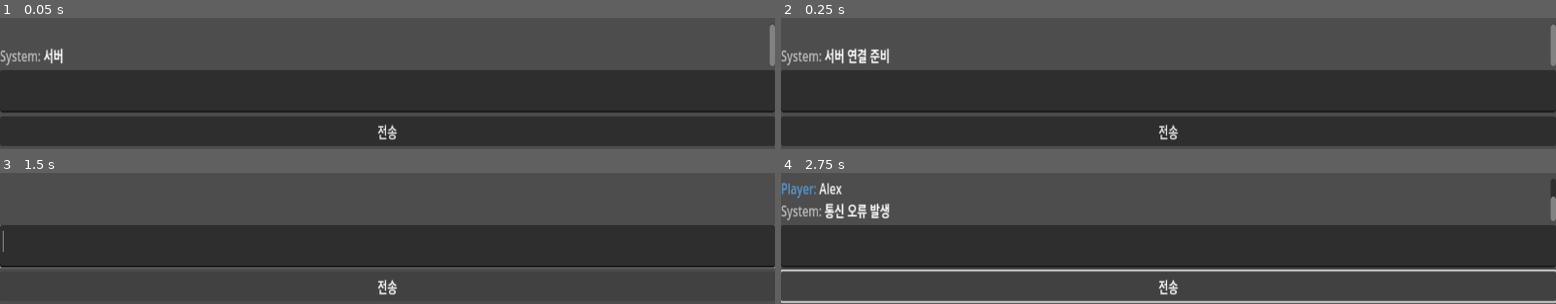
Above: before the commit, frames 1-4 (two rows, left to right).
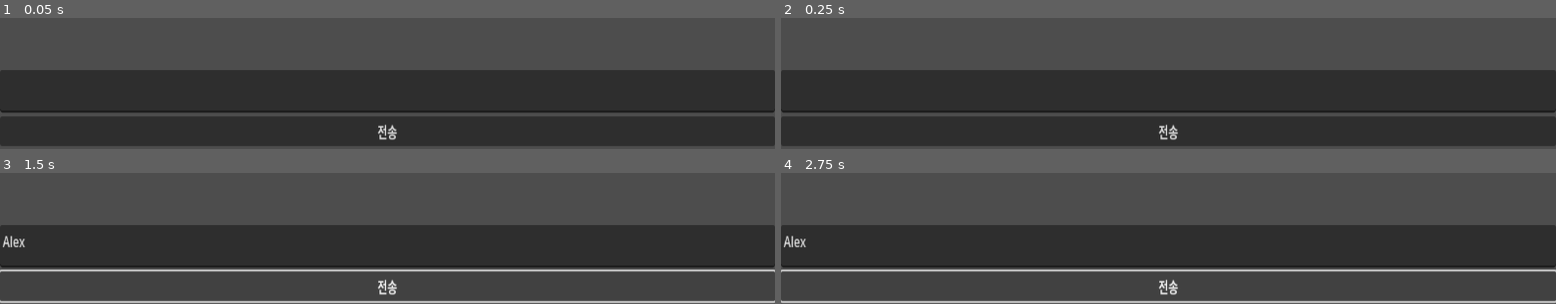
Above: after the commit, the same moments.

Repository: rorena15/llm_game
Game: Godot game, scene res://main.tscn
Two runs of this game, one before a commit and one after it. Both use one fixed random seed, a clock stepped at 60 frames per second and the inputs below.
Inputs (mouse positions are in pixels of both pictures, inside the frame that each line leads up to):
- Up to frame 1 (0.05 s): no input
- Up to frame 2 (0.25 s): no input
- Up to frame 3 (1.5 s): click (387, 246) at 0.52 s; type "Alex" at 0.6 s; click "전송" at 1.25 s
- Up to frame 4 (2.75 s): click "전송" at 2 s

The runs differ from the first frame. In frame 1, 0.7% of the frame differs, in the area x 0-100%, y 5-37%; in frame 2, 1.1%; in frame 3, 4.6%, in the area x 0-100%, y 39-100%; in frame 4, 1.6%.
Error after the commit: Parse Error: Identifier "Global" not declared in the current scope. (res://main.gd:108)

Commit message:
게임 오버 화면 구성

Diff:
--- a/godot_project/socialengineeer/app_board.tscn
+++ b/godot_project/socialengineeer/app_board.tscn
@@ -10,6 +10,13 @@
 text = ""
 
 [node name="CloseButton" parent="Layout/TitleBar" index="1"]
+layout_mode = 1
+anchors_preset = 1
+anchor_left = 1.0
+anchor_right = 1.0
+offset_left = -41.0
+offset_right = 0.0
+grow_horizontal = 0
 text = ""
 
 [node name="GraphEdit" type="GraphEdit" parent="Layout/ContentArea" index="0"]
--- a/godot_project/socialengineeer/desktop.tscn
+++ b/godot_project/socialengineeer/desktop.tscn
@@ -12,19 +12,20 @@
 grow_vertical = 2
 
 [node name="ColorRect" type="ColorRect" parent="."]
-layout_mode = 0
-offset_left = 2.0
-offset_top = 2.0
-offset_right = 1154.0
-offset_bottom = 648.0
+layout_mode = 1
+anchors_preset = 15
+anchor_right = 1.0
+anchor_bottom = 1.0
+grow_horizontal = 2
+grow_vertical = 2
 color = Color(0.237254, 0.0225852, 0.408345, 1)
 
 [node name="App_Board" parent="." instance=ExtResource("1_vpvrq")]
 layout_mode = 0
-offset_left = 5.0
-offset_top = 235.0
-offset_right = 1155.0
-offset_bottom = 449.0
+offset_left = 11.0
+offset_top = 214.0
+offset_right = 1149.0
+offset_bottom = 373.0
 
 [node name="App_Messenger" parent="." instance=ExtResource("2_emugc")]
 layout_mode = 0
--- a/godot_project/socialengineeer/main.gd
+++ b/godot_project/socialengineeer/main.gd
@@ -1,6 +1,8 @@
 extends Control
 
-@onready var suspicion_bar = $SuspicionBar # 경로를 실제 위치에 맞게 수정하세요!
+@onready var game_over_overlay = $GameOverOverlay # 게임 오버 화면
+@onready var retry_button = $GameOverOverlay/RetryButton # 재시작 버튼
+@onready var suspicion_bar = $SuspicionBar #의심도 진척
 @onready var http_request = $ServerRequest
 @onready var chat_output = $VBoxContainer/ChatOutput
 @onready var user_input = $VBoxContainer/UserInput
@@ -18,6 +20,7 @@
 	chat_output.meta_clicked.connect(_on_meta_clicked)
 
 	add_chat_log("System", "서버 연결 준비 완료. 메시지를 입력하세요.")
+	retry_button.pressed.connect(_on_retry_button_pressed)
 
 func _on_send_button_pressed():
 	var text = user_input.text.strip_edges()
@@ -122,7 +125,18 @@
 		game_over()
 
 func game_over():
-	add_chat_log("System", "🚨 [경고] 의심 수치 초과! 연결이 강제 종료되었습니다.")
+	# 1. 채팅 로그에 시스템 메시지 출력
+	add_chat_log("System", "🚨 [CRITICAL] 보안 프로토콜 위반 감지. 접속을 차단합니다.")
+
+	# 2. 조작 불능 상태 만들기
 	user_input.editable = false
 	send_button.disabled = true
-	# 여기에 붉은 화면 효과 등을 넣을 수 있습니다.
+
+	# 3. 빨간 화면 띄우기 (연극 시작!)
+	game_over_overlay.visible = true
+
+	# (선택 사항) 깜빡거리는 효과 등을 주면 더 멋집니다.
+
+func _on_retry_button_pressed():
+	# 현재 씬(Main)을 처음부터 다시 로딩 (완전 초기화)
+	get_tree().reload_current_scene()
--- a/godot_project/socialengineeer/main.tscn
+++ b/godot_project/socialengineeer/main.tscn
@@ -38,3 +38,34 @@
 size_flags_vertical = 3
 size_flags_stretch_ratio = 0.0
 text = "전송"
+
+[node name="GameOverOverlay" type="ColorRect" parent="."]
+visible = false
+layout_mode = 1
+anchors_preset = 15
+anchor_right = 1.0
+anchor_bottom = 1.0
+grow_horizontal = 2
+grow_vertical = 2
+color = Color(0.270588, 0, 0, 1)
+
+[node name="Label" type="Label" parent="GameOverOverlay"]
+layout_mode = 1
+anchors_preset = 15
+anchor_right = 1.0
+anchor_bottom = 1.0
+grow_horizontal = 2
+grow_vertical = 2
+theme_override_font_sizes/font_size = 65
+text = "CONNECTION TERMINATED"
+horizontal_alignment = 1
+vertical_alignment = 1
+
+[node name="RetryButton" type="Button" parent="GameOverOverlay"]
+layout_mode = 0
+offset_left = 427.321
+offset_top = 401.0
+offset_right = 727.321
+offset_bottom = 486.0
+theme_override_font_sizes/font_size = 30
+text = "시스템 재부팅 (Retry)"
--- a/godot_project/socialengineeer/project.godot
+++ b/godot_project/socialengineeer/project.godot
@@ -14,7 +14,3 @@
 run/main_scene="res://main.tscn"
 config/features=PackedStringArray("4.3", "Forward Plus")
 config/icon="res://icon.svg"
-
-[autoload]
-
-Global="*res://Global.gd"
